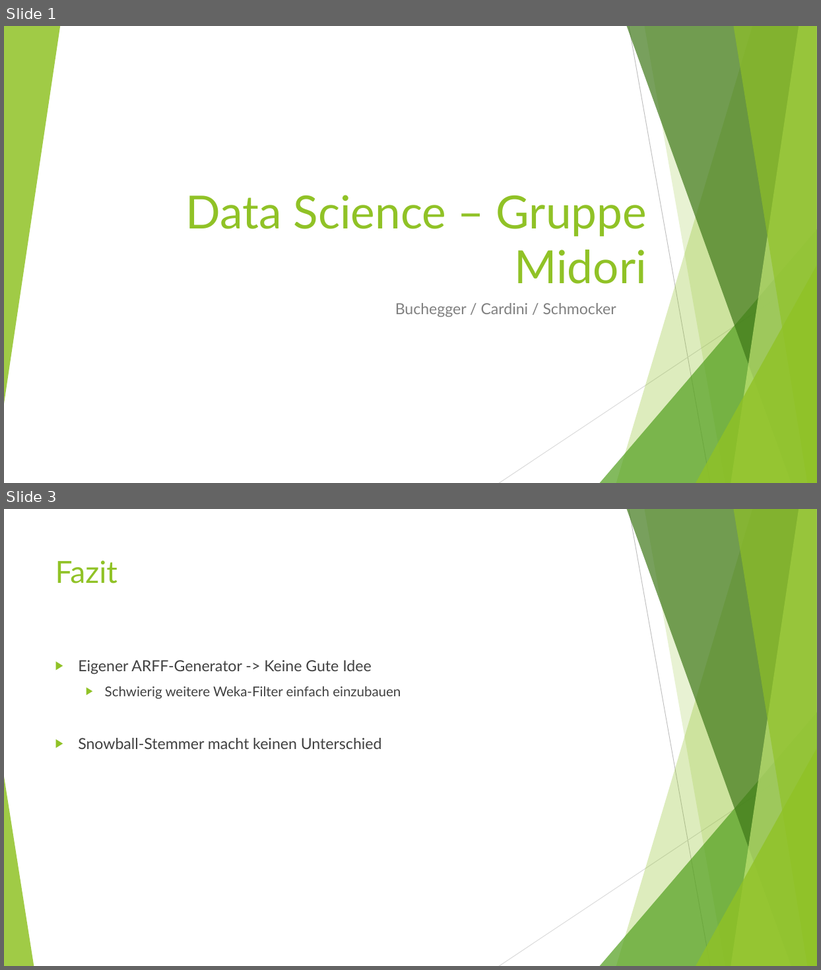
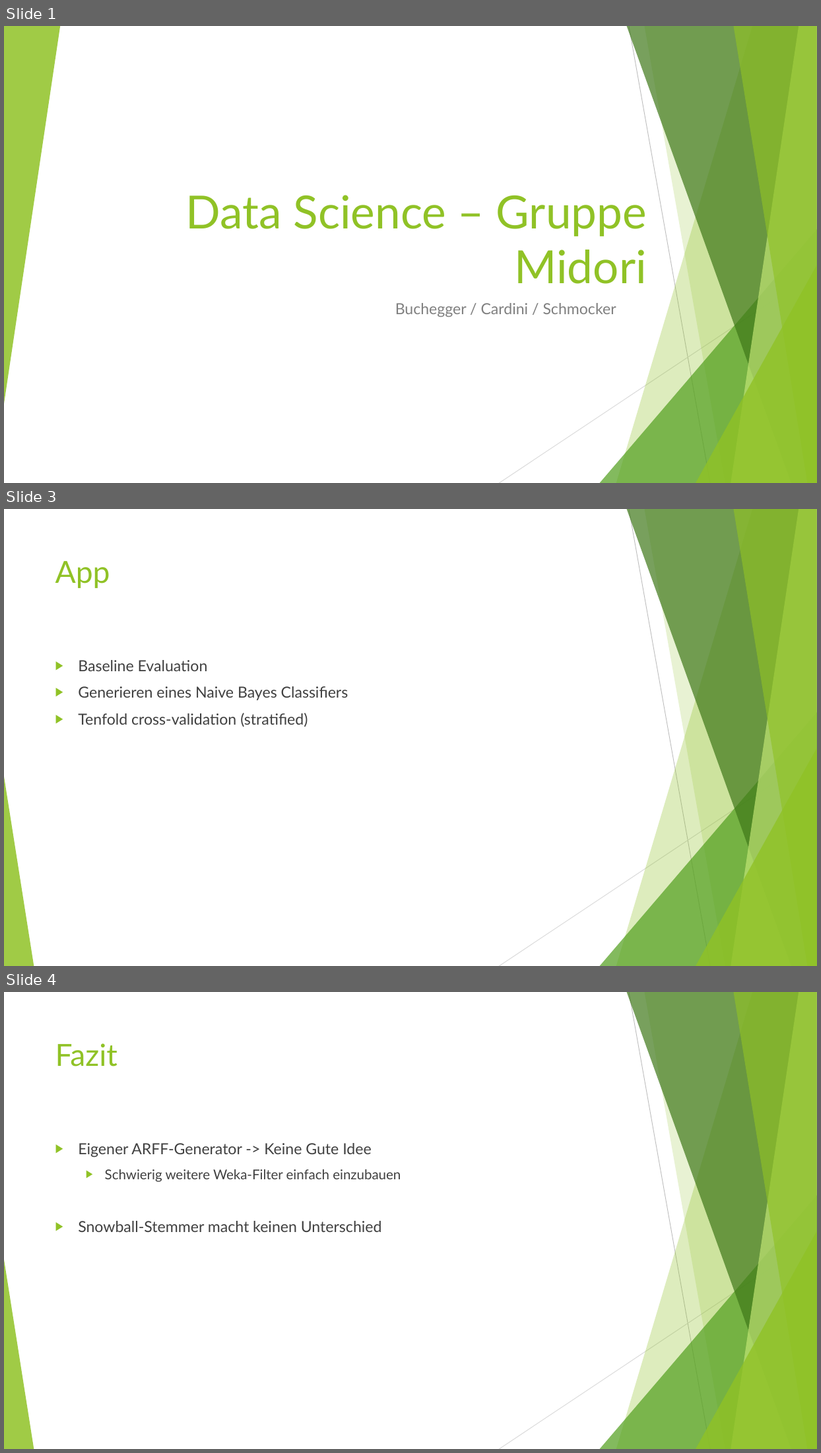
Before and after one commit to steven-cardini/ch.bfh.bti7535.w2017.midori, a slide deck: Doc/Präsentation Gruppe Midori.pptx. Shown one above the other, each under a label of ours: slides 1 and 3 before the commit, slides 1, 3 and 4 after it; the slides between them are not shown. The pictures are 821x970 and 821x1453 pixels, drawn with LibreOffice and Linux fonts; fonts in the diff are those of the drawing. Boxes give left, top, right and bottom in pixels: in the first picture for what was removed or moved away, otherwise in the second. Text is boxed around its words. In the diff, an @@ line names an element or a change of style, - is before the commit and + after.

```diff
--- a/Doc/Präsentation Gruppe Midori.pptx
+++ b/Doc/Präsentation Gruppe Midori.pptx
@@ slide 3 added at [4, 509, 817, 966], background #FFFFFF; not listed: 10 template elements that a slide beside it also shows @@
@@ title added at [55, 561, 110, 588], 36 pt, text #90C226 @@
+App
@@ text added at [78, 660, 349, 727], 18 pt, text #404040 @@
+▶ Baseline Evaluation
+▶ Generieren eines Naive Bayes Classifiers
+▶ Tenfold cross-validation (stratified)
@@ what was slide 3 is now slide 4 @@
```
Also in this commit, not shown: 1 other slide added, 1 slide removed, 1 other file.
